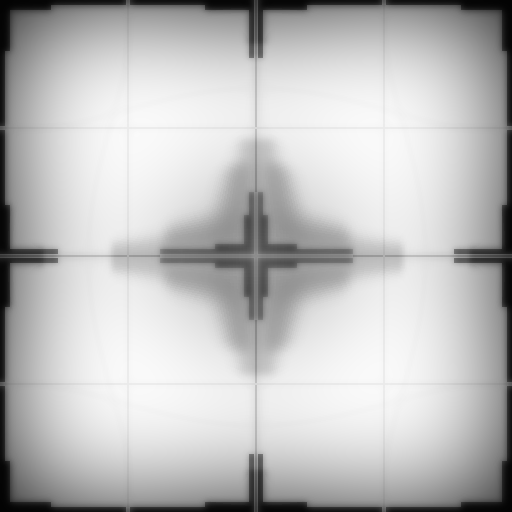
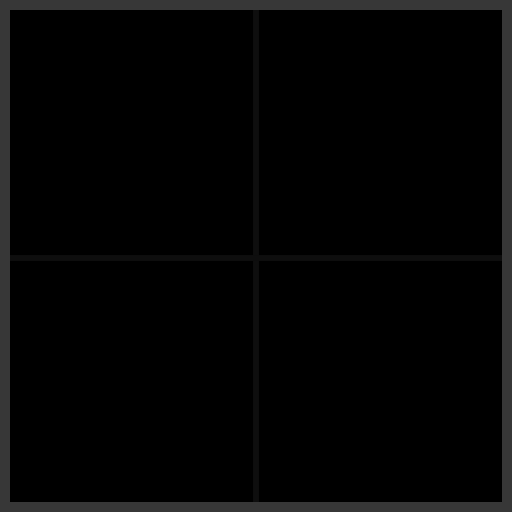
Layered file, before and after one edit (512 x 512). Changes by layer:
renamed "Group 1 copy 3" to "Photoshop copy", showed it, blend multiply → normal, painted on it over bbox(0, 0, 512, 512)
removed layer "Group 1 copy 4" (was multiply) over bbox(0, 0, 512, 512)
removed group "Group 1" (4 layers) (was darken) over bbox(0, 0, 512, 512)
removed layer "Extending Lines copy 4" (was linear burn) from group "Group 1" over bbox(0, 0, 512, 512)
removed layer "Extending Lines copy" (was linear burn) from group "Group 1" over bbox(0, 0, 512, 512)
removed layer "Extending Lines copy 2" from group "Group 1" over bbox(0, 0, 512, 512)
added group "Photoshop" with 54 layers over bbox(0, 0, 512, 512)
added group "Outter Lines" with 2 layers in group "Photoshop" over bbox(0, 0, 512, 512)
added layer "Transparent" (1st of 2, in "Photoshop" › "Outter Lines") (50%) in group "Outter Lines" over bbox(0, 0, 512, 512)
added group "Inner Bold Lines" (25%) with 6 layers in group "Photoshop" over bbox(0, 2, 512, 512)
added group "Transparent" (2nd of 2, in "Photoshop" › "Inner Bold Lines") (50%) with 2 layers in group "Inner Bold Lines" over bbox(0, 2, 512, 512)
added layer "Horizontal Line" (1st of 3, in "Photoshop" › "Inner Bold Lines" › "Transparent") in group "Transparent" over bbox(0, 255, 512, 261)
added layer "Vertical Line" (1st of 3, in "Photoshop" › "Inner Bold Lines" › "Transparent") in group "Transparent" over bbox(253, 2, 259, 512)
added layer "Layer 6" in group "Photoshop" over bbox(0, 0, 512, 512)
